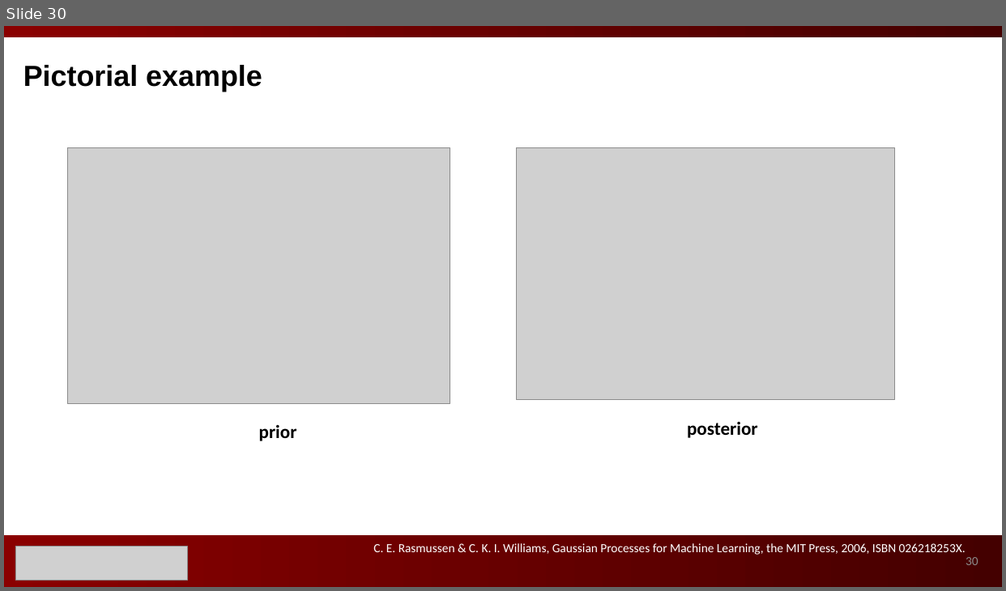
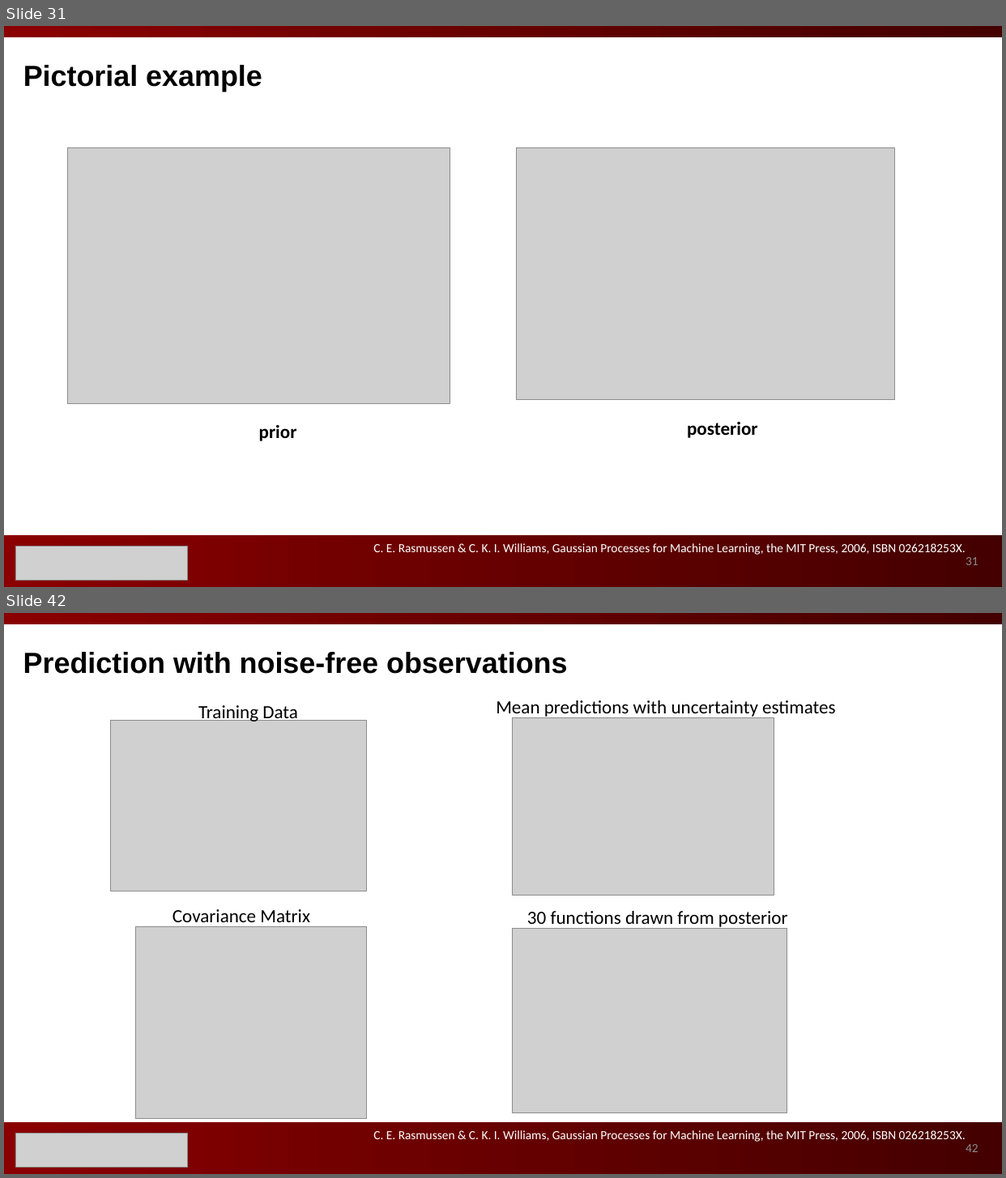
Before and after one commit to ks8/machine-learning-for-structure, a slide deck: Gaussian Processes for Machine Learning 3.pptx. Shown one above the other, each under a label of ours: slide 30 before the commit, slides 31 and 42 after it; the slides between them are not shown. The pictures are 1006x591 and 1006x1178 pixels, drawn with LibreOffice and Linux fonts; fonts in the diff are those of the drawing; grey boxes stand for pictures. Boxes give left, top, right and bottom in pixels: in the first picture for what was removed or moved away, otherwise in the second. Text is boxed around its words. In the diff, an @@ line names an element or a change of style, - is before the commit and + after.

```diff
--- a/Gaussian Processes for Machine Learning 3.pptx
+++ b/Gaussian Processes for Machine Learning 3.pptx
@@ slide 42 added at [4,613,1002,1174], background #FFFFFF @@
@@ rectangle added at [4,613,1002,624], fill gradient #8A0000 to #440000 @@
@@ text added at [23,652,567,674], 28 pt, text #000000, bold @@
+Prediction with noise-free observations
@@ text added at [198,705,298,723], 18 pt, text #000000 @@
+Training Data
@@ text added at [496,700,835,718], 18 pt, text #000000 @@
+Mean predictions with uncertainty estimates
@@ picture added at [110,720,366,892] @@
@@ picture added at [513,717,774,895] @@
@@ picture added at [136,926,366,1119] @@
@@ text added at [172,909,310,927], 18 pt, text #000000 @@
+Covariance Matrix
@@ text added at [527,911,788,930], 18 pt, text #000000 @@
+30 functions drawn from posterior
@@ picture added at [513,929,787,1113] @@
@@ rectangle added at [4,1122,1002,1174], fill gradient #8A0000 to #440000 @@
@@ picture added at [16,1133,187,1168] @@
@@ text added at [373,1131,965,1142], 12 pt, text #FFFFFF @@
+C. E. Rasmussen & C. K. I. Williams, Gaussian Processes for Machine Learning, the MIT Press, 2006, ISBN 026218253X.
@@ page number added at [965,1144,978,1152], 12 pt, text #8C8C8C @@
+42
@@ what was slide 30 is now slide 31 @@
@@ page number at [965,557,978,565]: text changed @@
-30
+31
```
Also in this commit, not shown: 8 slides changed, 9 other slides added, 16 slides removed, 2 other files.
